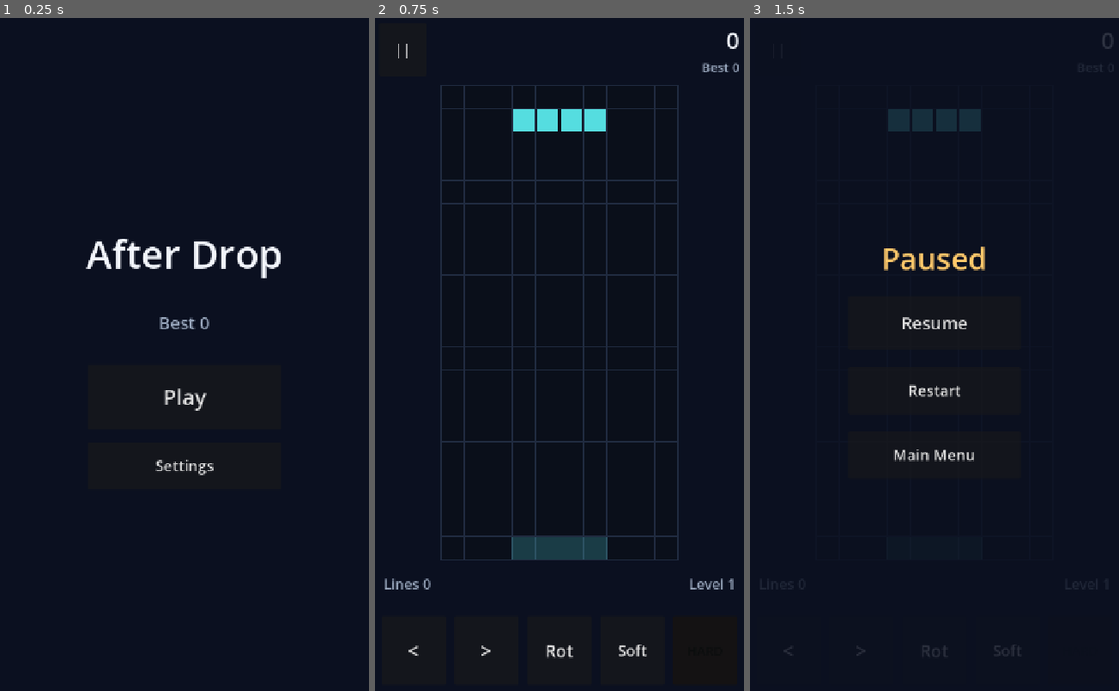
Above: before the commit, frames 1-3 (left to right).
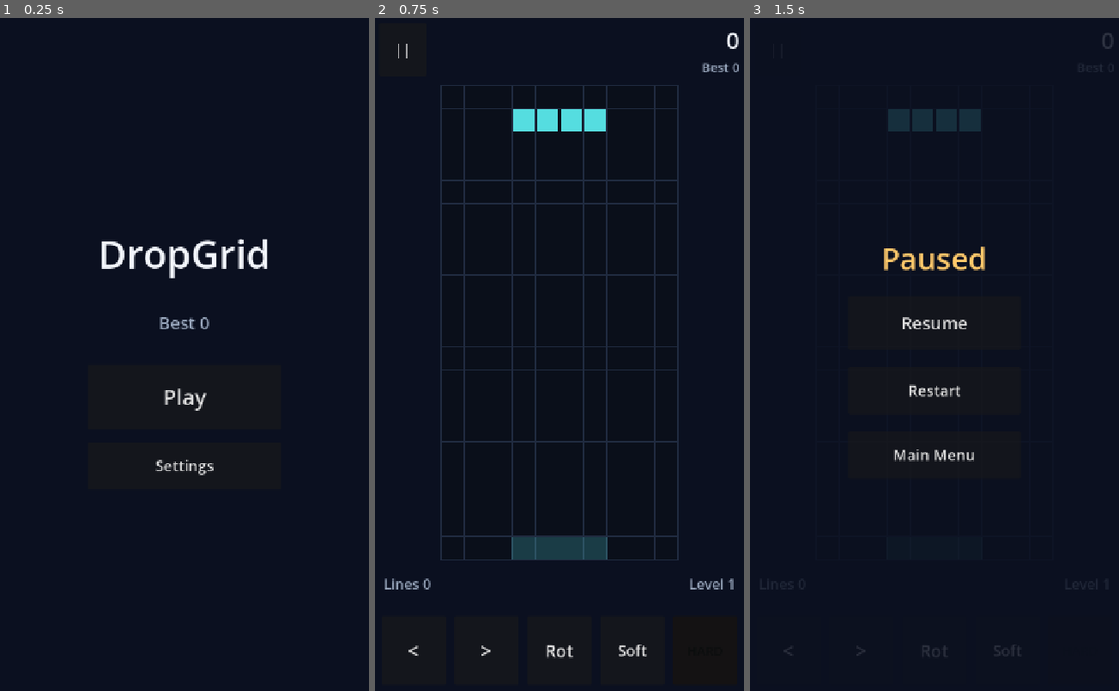
Above: after the commit, the same moments.

Repository: shahadathhs/DropGrid
Game: Godot game, scene res://scenes/main_menu.tscn
Two runs of this game, one before a commit and one after it. Both use one fixed random seed, a clock stepped at 60 frames per second and the inputs below.
Inputs:
- Up to frame 1 (0.25 s): no input
- Up to frame 2 (0.75 s): click "Play" at 0.5 s
- Up to frame 3 (1.5 s): click "||" at 1.25 s

The runs differ from the first frame. In frame 1, 1.1% of the frame differs, in the area x 23-77%, y 32-39%; in frame 2, nothing differs; in frame 3, nothing differs.

Commit message:
Rename app, package, and backend to DropGrid

Diff:
--- a/game/project.godot
+++ b/game/project.godot
@@ -3,7 +3,7 @@
 
 [application]
 
-config/name="After Drop"
+config/name="DropGrid"
 run/main_scene="res://scenes/main_menu.tscn"
 config/features=PackedStringArray("4.7")
 config/icon="res://icon.svg"
--- a/game/scenes/main_menu.tscn
+++ b/game/scenes/main_menu.tscn
@@ -37,7 +37,7 @@
 layout_mode = 2
 theme_override_colors/font_color = Color(0.953, 0.965, 0.988, 1)
 theme_override_font_sizes/font_size = 72
-text = "After Drop"
+text = "DropGrid"
 horizontal_alignment = 1
 
 [node name="BestLabel" type="Label" parent="Center/Column"]
Not shown, changed: game/export_presets.cfg
Not shown, changed: Makefile
Not shown, changed: README.md
Not shown, changed: backend/core/config.py
Not shown, changed: backend/pyproject.toml
Not shown, changed: backend/tests/test_health.py
Not shown, changed: backend/uv.lock
Not shown, changed: compose.yaml
Not shown, changed: docs/README_PROJECT_OVERVIEW.md
